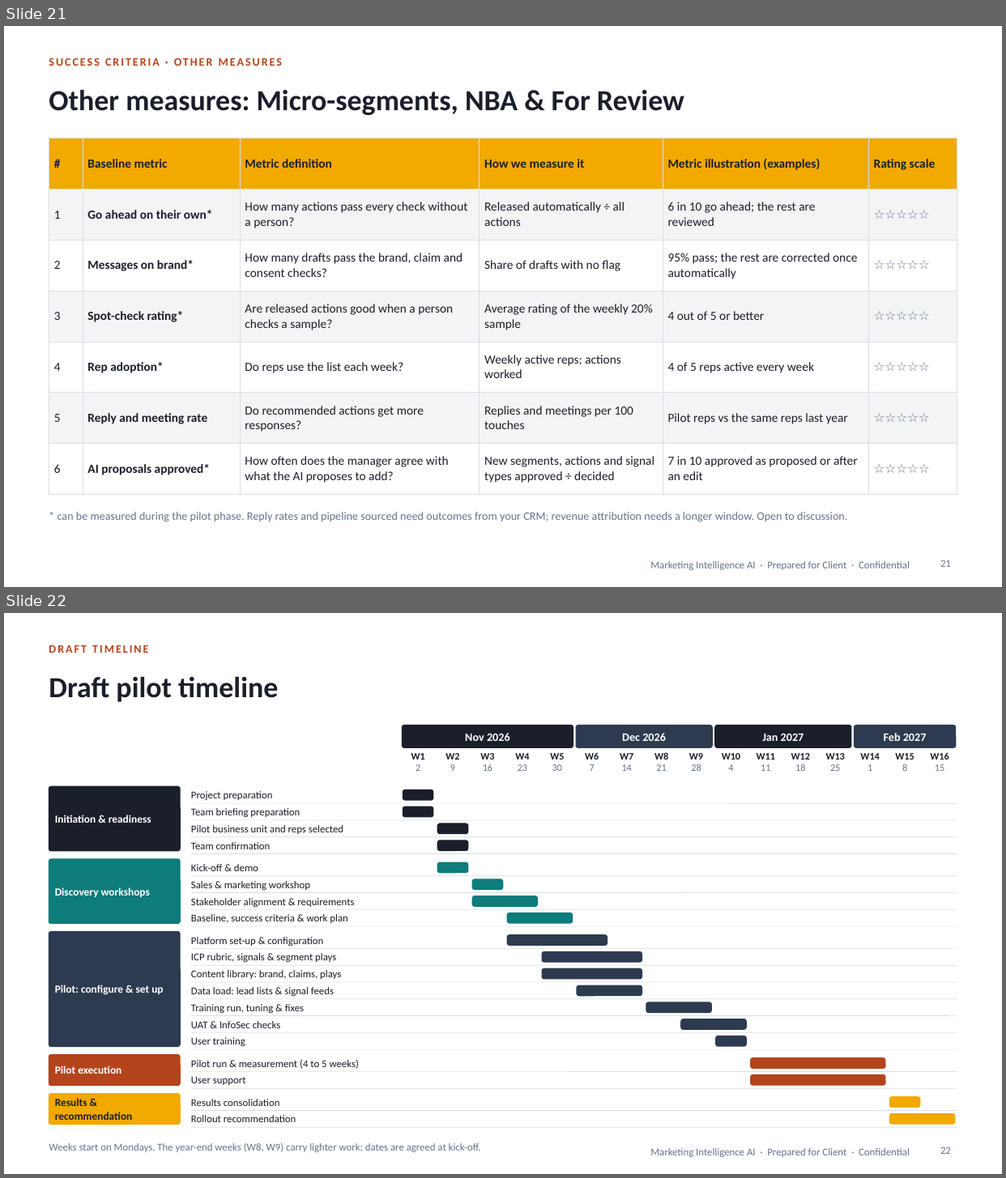
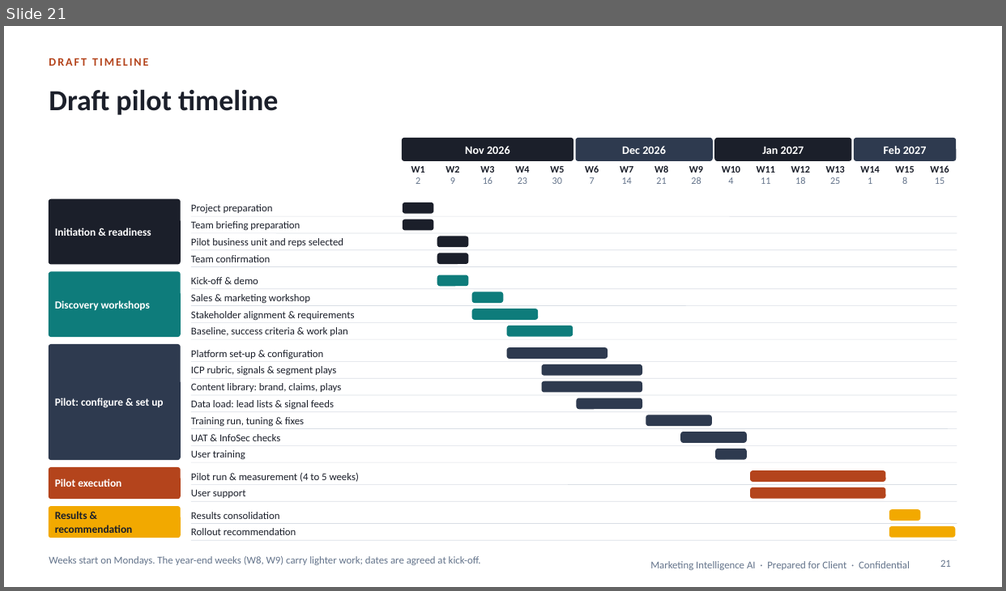
Before and after one commit to shantanusharma-commits/Demand-AI---POC, a slide deck: proposal/Marketing_Intelligence_AI_Pilot_Proposal.pptx. Shown one above the other, each under a label of ours: slides 21 and 22 before the commit, slide 21 after it. The pictures are 1006x1178 and 1006x591 pixels, drawn with LibreOffice and Linux fonts; fonts in the diff are those of the drawing. Boxes give left, top, right and bottom in pixels: in the first picture for what was removed or moved away, otherwise in the second. Text is boxed around its words. In the diff, an @@ line names an element or a change of style, - is before the commit and + after.

```diff
--- a/proposal/Marketing_Intelligence_AI_Pilot_Proposal.pptx
+++ b/proposal/Marketing_Intelligence_AI_Pilot_Proposal.pptx
@@ slide 21 removed at (x1=4, y1=26, x2=1002, y2=587), background #FFFFFF; not listed: 1 template element that a slide beside it also shows @@
@@ text removed at (x1=49, y1=58, x2=282, y2=66) @@
-SUCCESS CRITERIA · OTHER MEASURES
@@ title removed at (x1=49, y1=89, x2=684, y2=115) @@
-Other measures: Micro-segments, NBA & For Review
@@ table removed at (x1=49, y1=139, x2=957, y2=486), 7 rows, 6 columns @@
-# | Baseline metric | Metric definition | How we measure it | Metric illustration (examples) | Rating scale
-1 | Go ahead on their own* | How many actions pass every check without a person? | Released automatically ÷ all actions | 6 in 10 go ahead; the rest are reviewed | ☆☆☆☆☆
-2 | Messages on brand* | How many drafts pass the brand, claim and consent checks? | Share of drafts with no flag | 95% pass; the rest are corrected once automatically | ☆☆☆☆☆
-3 | Spot-check rating* | Are released actions good when a person checks a sample? | Average rating of the weekly 20% sample | 4 out of 5 or better | ☆☆☆☆☆
-4 | Rep adoption* | Do reps use the list each week? | Weekly active reps; actions worked | 4 of 5 reps active every week | ☆☆☆☆☆
-5 | Reply and meeting rate | Do recommended actions get more responses? | Replies and meetings per 100 touches | Pilot reps vs the same reps last year | ☆☆☆☆☆
-6 | AI proposals approved* | How often does the manager agree with what the AI proposes to add? | New segments, actions and signal types approved ÷ decided | 7 in 10 approved as proposed or after an edit | ☆☆☆☆☆
@@ text removed at (x1=57, y1=512, x2=847, y2=523) @@
-* can be measured during the pilot phase. Reply rates and pipeline sourced need outcomes from your CRM; revenue attribution needs a longer window. Open to discussion.
@@ page number removed at (x1=940, y1=560, x2=951, y2=567) @@
-21
@@ what was slide 22 is now slide 21 @@
@@ page number at (x1=940, y1=560, x2=951, y2=567): text changed @@
-22
+21
```
Also in this commit, not shown: 5 slides changed, 1 slide added, 1 other slide removed, 8 other files.
